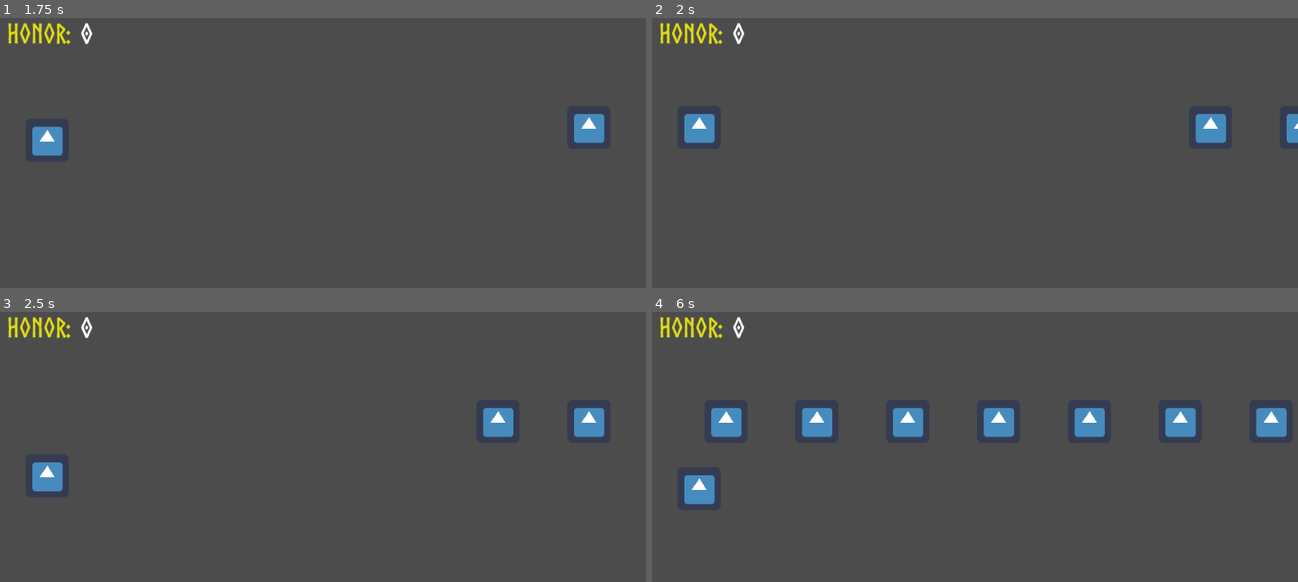
Above: before the commit, frames 1-4 (two rows, left to right).
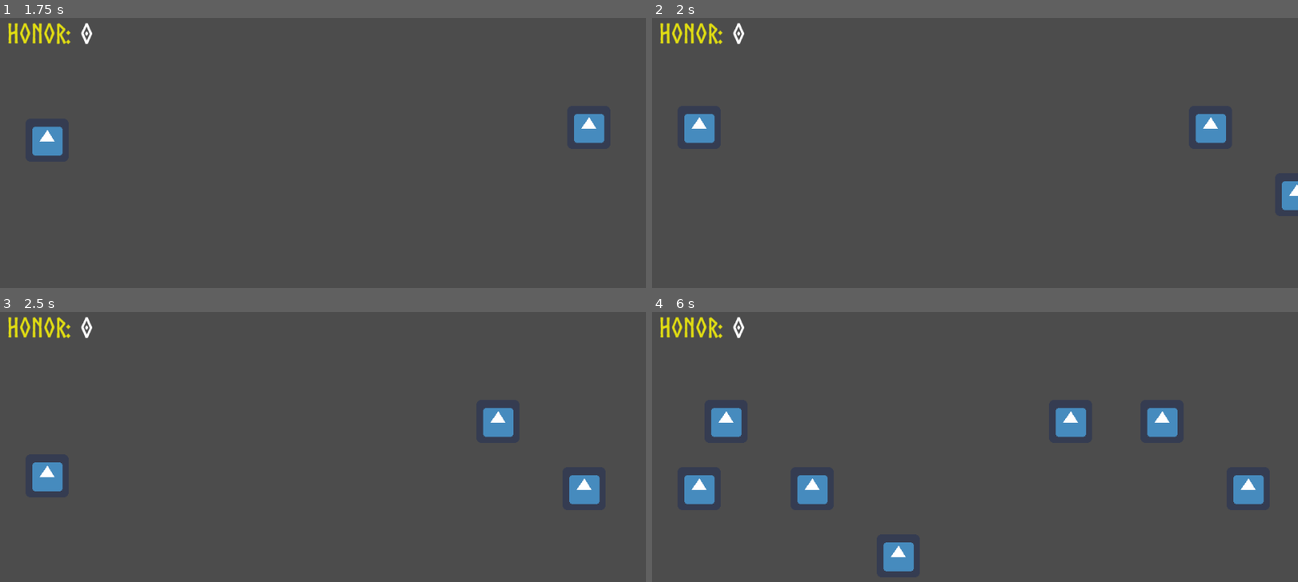
Above: after the commit, the same moments.

Repository: AtharvVohra/Ragnaromp
Game: Godot game, scene res://Title.tscn
Two runs of this game, one before a commit and one after it. Both use one fixed random seed, a clock stepped at 60 frames per second and the inputs below. The project has no main scene, so this scene is started directly. The engine's default icon, where the game draws it, is replaced by a stand-in: a white triangle on a blue panel in a dark square.
Inputs:
- Up to frame 1 (1.75 s): click "ROMP!" at 0.5 s; hold Up (ui_up) from 1.28 s (still down)
- Up to frame 2 (2 s): keep holding Up (ui_up)
- Up to frame 3 (2.5 s): release Up (ui_up) at 2.03 s; hold Down (ui_down) from 2.03 s (still down)
- Up to frame 4 (6 s): release Down (ui_down) at 2.78 s; hold Up (ui_up) 2.78-4.28 s; hold Down (ui_down) from 4.28 s (still down)

Frame 1 is identical in both runs. In frame 2, 0.5% of the frame differs, in the area x 97-100%, y 35-72%; in frame 3, 1.0%; in frame 4, 4.9%, in the area x 22-99%, y 35-97%.

Commit message:
Created first pattern using helper func

Diff:
--- a/Level.gd
+++ b/Level.gd
@@ -11,10 +11,11 @@
 var DraugrScene = load("res://Draugr.tscn")
 var PatternScene = load("res://Pattern.tscn")
 var StitchScene = load("res://Stitch.tscn")
+
+var create_x = globals.width + 128
+
 var last_enemy
 var can_spawn = true
-
-var create_x = globals.width + 128
 
 onready var quilt = get_node("Quilt")
 
@@ -35,22 +36,17 @@
 
 	# Create patterns and add them to the Quilt
 	# Later inside _process they will be used to create enemies
-	var pattern = PatternScene.instance()
-	var stitch = StitchScene.instance()
-	stitch.enemy = globals.DRAUGR
-	stitch.xoffset = 0
-	stitch.lane = 0
-	pattern.add_child(stitch)
-	pattern.stitches.append(stitch)
+	var dbuffer = 128
+	#var fbuffer =
+	var pattern
+	pattern = PatternScene.instance()
+	add_stitch_to_pattern(pattern, globals.DRAUGR, 0, 0)
+	add_stitch_to_pattern(pattern, globals.DRAUGR, dbuffer, 1)
+	add_stitch_to_pattern(pattern, globals.DRAUGR, dbuffer*2, 2)
+	add_stitch_to_pattern(pattern, globals.DRAUGR, dbuffer*4, 0)
+
 	quilt.add_child(pattern)
 	quilt.patterns.append(pattern)
-
-
-#	var DraugrScene = load("res://Draugr.tscn")
-#	var new_draugr = DraugrScene.instance()
-#	add_child(new_draugr)
-#	new_draugr.position.x = create_x
-	#get_node("/root/Draugr.tscn").call_deferred("add_child", new_draugr)
 
 	get_node("Honor").set_text(String(globals.playerHonor))
 
@@ -133,3 +129,12 @@
 	yield(t, "timeout")
 	t.queue_free()
 	get_tree().change_scene("res://Title.tscn")
+
+func add_stitch_to_pattern(pattern, enemy, offset, lane):
+	var stitch
+	stitch = StitchScene.instance()
+	stitch.enemy = enemy
+	stitch.xoffset = offset
+	stitch.lane = lane
+	pattern.add_child(stitch)
+	pattern.stitches.append(stitch)
